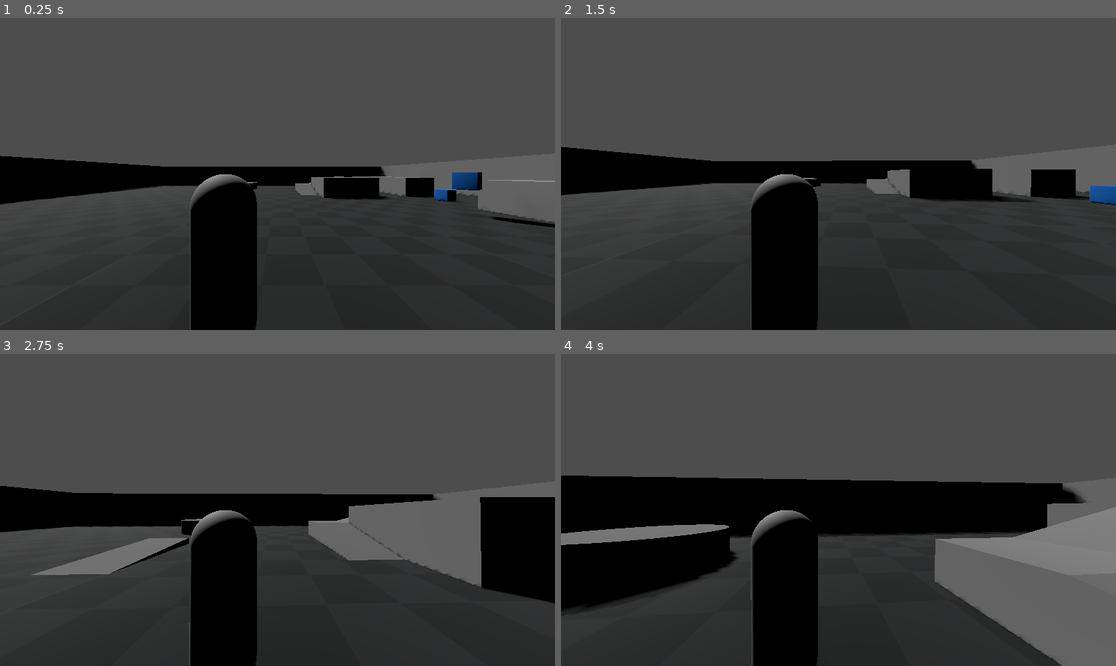
Above: before the commit, frames 1-4 (two rows, left to right).
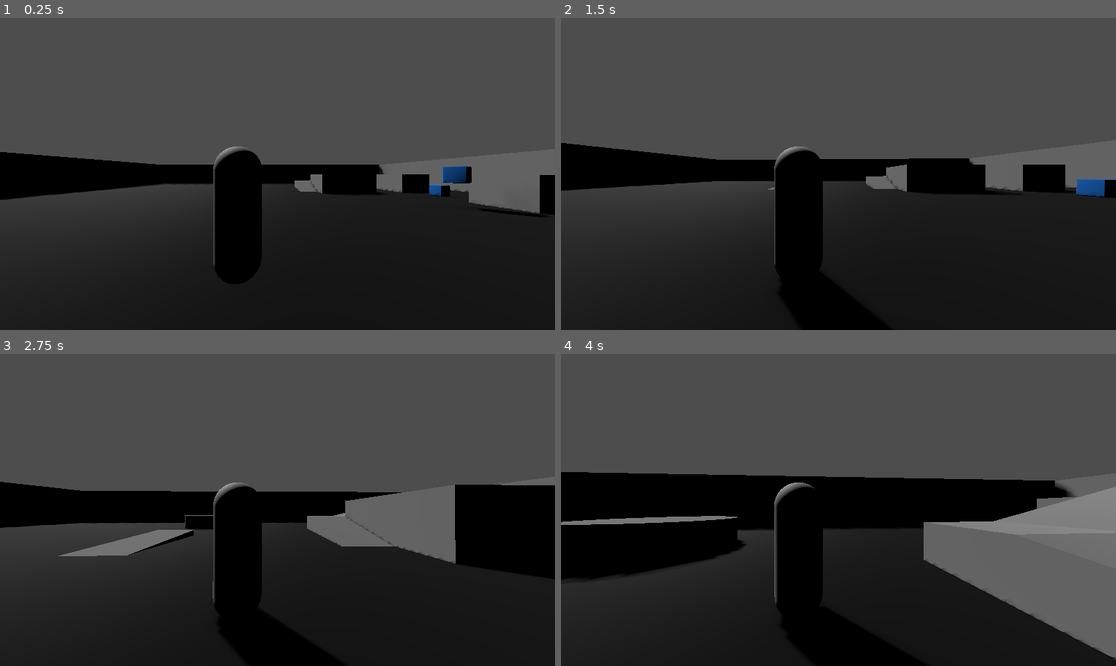
Above: after the commit, the same moments.

Repository: adamvirtualspace-lab/gravity-player
Game: Godot game, scene res://game/player/levels/level_player_test.tscn
The game is run twice, just before and just after one commit, with the same random seed, the same clock (stepped at 60 frames per second) and the same inputs.
Inputs (mouse positions are in pixels of both pictures, inside the frame that each line leads up to):
- Up to frame 1 (0.25 s): no input
- Up to frame 2 (1.5 s): move the mouse to (866, 174) at 0.52 s; hold W (MoveForward) from 0.53 s (still down); move the mouse to (810, 174) at 1.27 s
- Up to frame 3 (2.75 s): keep holding W (MoveForward); move the mouse to (288, 503) at 2.02 s
- Up to frame 4 (4 s): keep holding W (MoveForward); move the mouse to (832, 516) at 2.77 s; move the mouse to (877, 513) at 3.52 s

The runs differ from the first frame. In frame 1, 13% of the frame differs, in the area x 0-100%, y 41-100%; in frame 2, 14%; in frame 3, 16%; in frame 4, 19%, in the area x 0-100%, y 37-100%.

Commit message:
darken materials in scene rather than using texture

Diff:
--- a/game/player/levels/level_player_test_assets/new_orm_material_3d.tres
+++ b/game/player/levels/level_player_test_assets/new_orm_material_3d.tres
@@ -1,8 +1,5 @@
 [gd_resource type="ORMMaterial3D" format=3 uid="uid://ypfiakj1kvi3"]
 
-[ext_resource type="Texture2D" uid="uid://r2i807vats03" path="res://game/player/levels/level_player_test_assets/level_player_test_textures/Light/texture_06.png" id="1_w6q8i"]
-
 [resource]
-albedo_color = Color(0.3998195, 0.3998195, 0.3998195, 0.4509804)
-albedo_texture = ExtResource("1_w6q8i")
+albedo_color = Color(0.18, 0.18, 0.18, 1)
 uv1_scale = Vector3(16, 16, 16)
--- a/game/player/player_tpc_gravity.tscn
+++ b/game/player/player_tpc_gravity.tscn
@@ -39,18 +39,17 @@
 
 [node name="CamPivot_RotateUpDown" type="Node3D" parent="CamPivotManager/CamPivot_RotateLeftRight" unique_id=16358961]
 
-[node name="SpringArm3D_Sideway" type="SpringArm3D" parent="CamPivotManager/CamPivot_RotateLeftRight/CamPivot_RotateUpDown" unique_id=1826135861]
-transform = Transform3D(-4.371139e-08, 0, 1, 0, 1, 0, -1, 0, -4.371139e-08, 0, 0.35, 0)
+[node name="SpringArm3D_Backward" type="SpringArm3D" parent="CamPivotManager/CamPivot_RotateLeftRight/CamPivot_RotateUpDown" unique_id=1998896320]
+shape = SubResource("SphereShape3D_p4sqb")
+spring_length = 2.0
+margin = 0.3
+
+[node name="SpringArm3D_Sideway" type="SpringArm3D" parent="CamPivotManager/CamPivot_RotateLeftRight/CamPivot_RotateUpDown/SpringArm3D_Backward" unique_id=1826135861]
+transform = Transform3D(-4.371139e-08, 0, 1, 0, 1, 0, -1, 0, -4.371139e-08, 0, 0, 2)
 shape = SubResource("SphereShape3D_p4sqb")
 spring_length = 0.5
 margin = 0.3
 
-[node name="SpringArm3D_Backward" type="SpringArm3D" parent="CamPivotManager/CamPivot_RotateLeftRight/CamPivot_RotateUpDown/SpringArm3D_Sideway" unique_id=1998896320]
+[node name="Camera3D" type="Camera3D" parent="CamPivotManager/CamPivot_RotateLeftRight/CamPivot_RotateUpDown/SpringArm3D_Backward/SpringArm3D_Sideway" unique_id=1380393993]
 transform = Transform3D(-4.371139e-08, 0, -1, 0, 1, 0, 1, 0, -4.371139e-08, 0, 0, 0.5)
-shape = SubResource("SphereShape3D_p4sqb")
-spring_length = 1.5
-margin = 0.3
-
-[node name="Camera3D" type="Camera3D" parent="CamPivotManager/CamPivot_RotateLeftRight/CamPivot_RotateUpDown/SpringArm3D_Sideway/SpringArm3D_Backward" unique_id=1380393993]
-transform = Transform3D(1, 0, 0, 0, 1, 0, 0, 0, 1, 0, 0, 1.5)
 fov = 90.0
